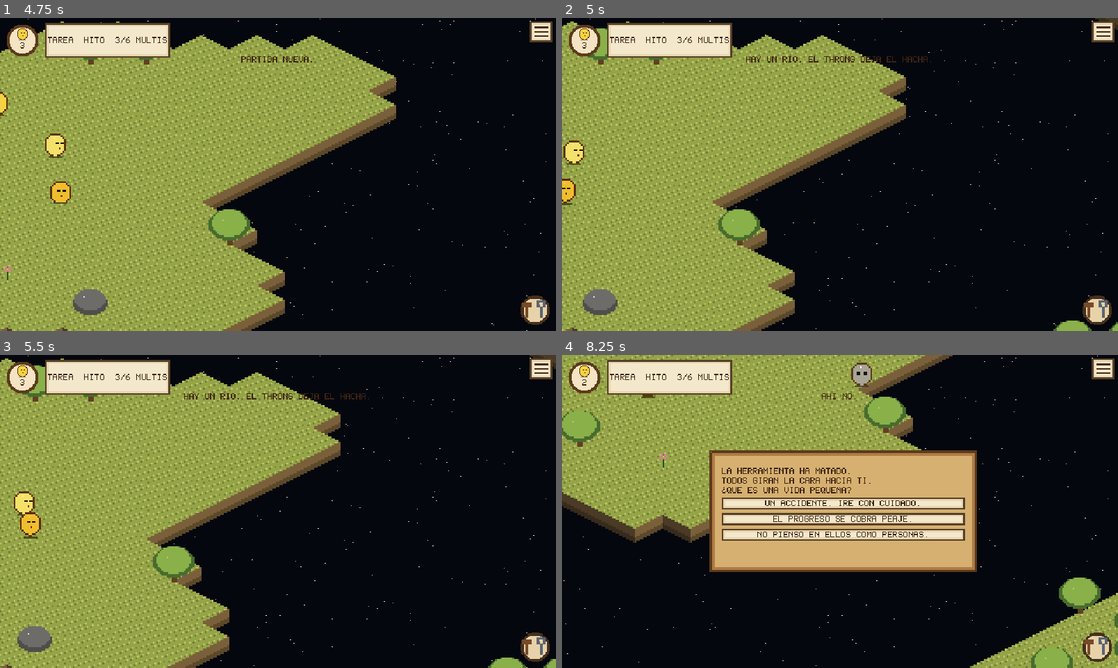
Above: before the commit, frames 1-4 (two rows, left to right).
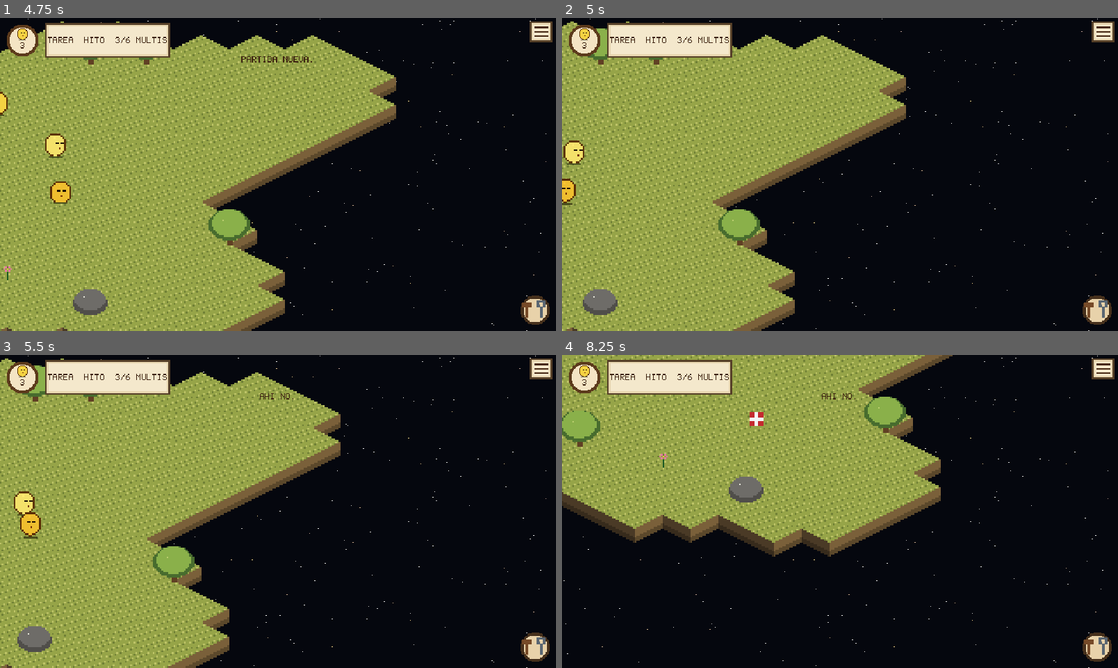
Above: after the commit, the same moments.

Repository: enegalan/thronglets-infinite
Game: Godot game, scene res://Main.tscn
Two runs of this game, one before a commit and one after it. Both use one fixed random seed, a clock stepped at 60 frames per second and the inputs below.
Inputs (mouse positions are in pixels of both pictures, inside the frame that each line leads up to):
- Up to frame 1 (4.75 s): click (533, 309) at 0.5 s; click (539, 30) at 1.25 s; click "NUEVA PARTIDA" at 2 s; tap Enter at 2.75 s; move the mouse to (400, 158) at 2.77 s; hold D 2.78-3.5 s; tap 1 at 2.85 s; click (400, 158) at 2.92 s; drag from (166, 190) to (250, 237) at 3.52 s; move the mouse to (333, 105) at 4.27 s; hold D from 4.28 s (still down); tap 3 at 4.35 s
- Up to frame 2 (5 s): keep holding D
- Up to frame 3 (5.5 s): release D at 5 s; drag from (250, 574) to (111, 464) at 5.02 s
- Up to frame 4 (8.25 s): move the mouse to (1006, 558) at 5.77 s; hold A 5.78-6.5 s; tap 5 at 5.85 s; drag from (673, 464) to (756, 433) at 6.52 s; move the mouse to (867, 511) at 7.27 s; hold S 7.28-8 s; tap 7 at 7.35 s; click (867, 511) at 7.42 s; drag from (756, 433) to (728, 527) at 8.02 s

Frame 1 is identical in both runs. In frame 2, 0.5% of the frame differs, in the area x 33-100%, y 0-100%; in frame 3, 0.5%; in frame 4, 22%, in the area x 3-100%, y 2-100%.

Commit message:
refactor: chunk visibility logic and enhance actor rendering. Updated chunk visibility checks in _sync_world and _sync_actors functions. Introduced new methods in ThrongletSimServer for chunk management and visibility. Improved drawing logic for Thronglet sprites to include eating animation.

Diff:
--- a/Main.gd
+++ b/Main.gd
@@ -267,7 +267,7 @@
 		painted.clear()
 		tilemap.clear()
 	for ck in sim.take_dirty():
-		_paint_chunk(str(ck), false)
+		_paint_chunk(str(ck), not sim.chunk_shown(str(ck)))
 	var rect := _world_view().grow(128.0)
 	var size := float(Catalog.TILE * Catalog.CHUNK)
 	var x0 := int(floor(rect.position.x / size))
@@ -277,7 +277,7 @@
 	for cy in range(y0 - 1, y1 + 2):
 		for cx in range(x0 - 1, x1 + 2):
 			var ck := "%d,%d" % [cx, cy]
-			if sim.revealed.has(ck):
+			if sim.chunk_shown(ck):
 				if str(painted.get(ck, "")) != "real":
 					_paint_chunk(ck, false)
 			elif str(painted.get(ck, "")) != "fog":
@@ -313,17 +313,23 @@
 	for feat in sim.features:
 		if feat.dead or bool(feat.get("lifted", false)):
 			continue
+		if not sim.chunk_shown("%d,%d" % [int(feat.cx), int(feat.cy)]):
+			continue
 		var p := Vector2(float(feat.x), float(feat.y))
 		if view.has_point(p):
 			_push_iso(draws, p, _prop_frame(Catalog.icon_for_feature(int(feat.kind), int(feat.ore))), Color.WHITE)
 	for it in sim.items:
 		if it.dead or it.held:
 			continue
+		if not sim.chunk_shown(sim.chunk_key_at(float(it.x), float(it.y))):
+			continue
 		var p2 := Vector2(float(it.x), float(it.y))
 		if view.has_point(p2):
 			_push_iso(draws, p2, _prop_frame(Catalog.icon_for_item(int(it.kind))), Color.WHITE)
 	for b in sim.buildings:
 		if b.dead or bool(b.get("lifted", false)):
+			continue
+		if not sim.chunk_shown(sim.chunk_key_at(float(b.x), float(b.y))):
 			continue
 		var p3 := Vector2(float(b.x), float(b.y))
 		if view.has_point(p3):
--- a/ThrongletSimServer.gd
+++ b/ThrongletSimServer.gd
@@ -1154,6 +1154,35 @@
 		_push_slot(x, y, 80.0, 80.0, 80.0, 8.0, randi() % Catalog.TINTS.size())
 	_rebuild_hash()
 	notes.append("ENJAMBRE DE PRUEBA: %d" % living)
+
+
+func world_open() -> bool:
+	return land_tier >= 2
+
+
+func chunk_shown(ck: String) -> bool:
+	if not revealed.has(ck):
+		return false
+	if ck == "0,0":
+		return true
+	return world_open()
+
+
+func chunk_key_at(x: float, y: float) -> String:
+	var c := _chunk_at(x, y)
+	return _ck(c.x, c.y)
+
+
+func _hide_closed_world() -> void:
+	if world_open():
+		return
+	var drop: Array = []
+	for key in revealed.keys():
+		if str(key) != "0,0":
+			drop.append(str(key))
+	for ck in drop:
+		revealed.erase(ck)
+		_mark_dirty(ck)
 
 
 func explore_rect(rect: Rect2) -> void:
@@ -1519,6 +1548,7 @@
 	_reindex()
 	_check_milestones(false)
 	_shape_island()
+	_hide_closed_world()
 	_rebuild_hash()
 	paint_epoch += 1
 	dirty_chunks.clear()
@@ -1761,10 +1791,12 @@
 		land_tier += 1
 		grew = true
 	if not grew:
+		_hide_closed_world()
 		return
 	if announce:
 		notes.append("LA ISLA CRECE.")
 	_shape_island()
+	_hide_closed_world()
 
 
 func goal_line() -> String:
@@ -1884,6 +1916,7 @@
 	_push_slot(238.0, 272.0, 80.0, 72.0, 77.0, 5.0, 2)
 	_rebuild_hash()
 	session_live = true
+	_hide_closed_world()
 
 
 func _reset_world() -> void:
@@ -2002,6 +2035,8 @@
 
 
 func _try_reveal(cx: int, cy: int) -> void:
+	if not world_open() and not (cx == 0 and cy == 0):
+		return
 	var ck := _ck(cx, cy)
 	if revealed.has(ck):
 		return
